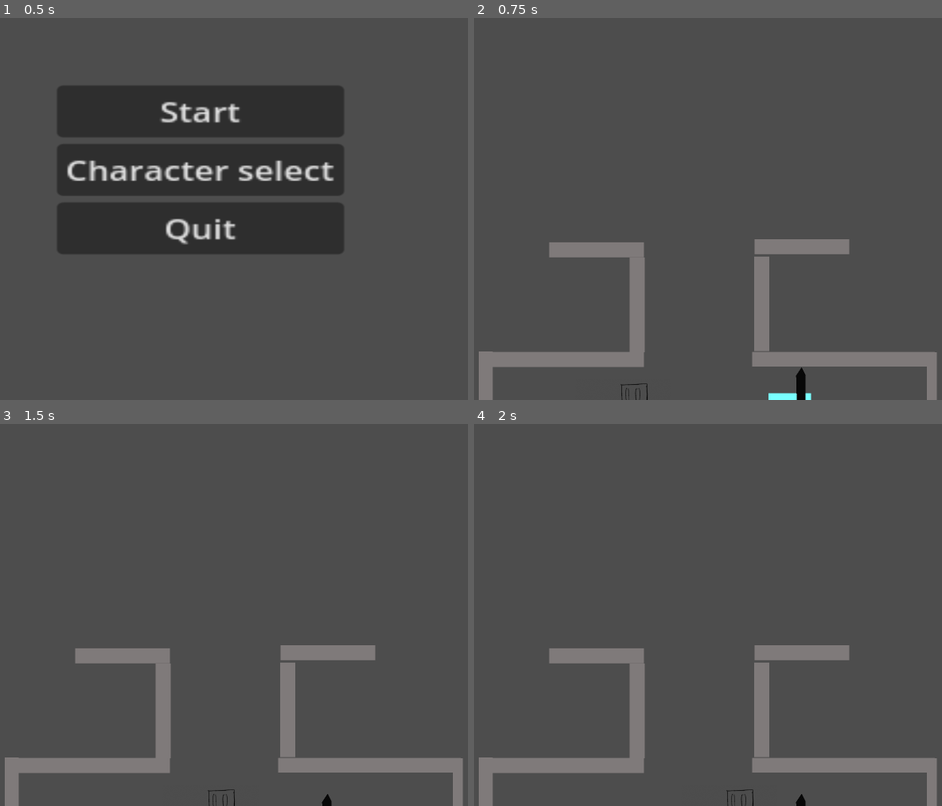
Above: before the commit, frames 1-4 (two rows, left to right).
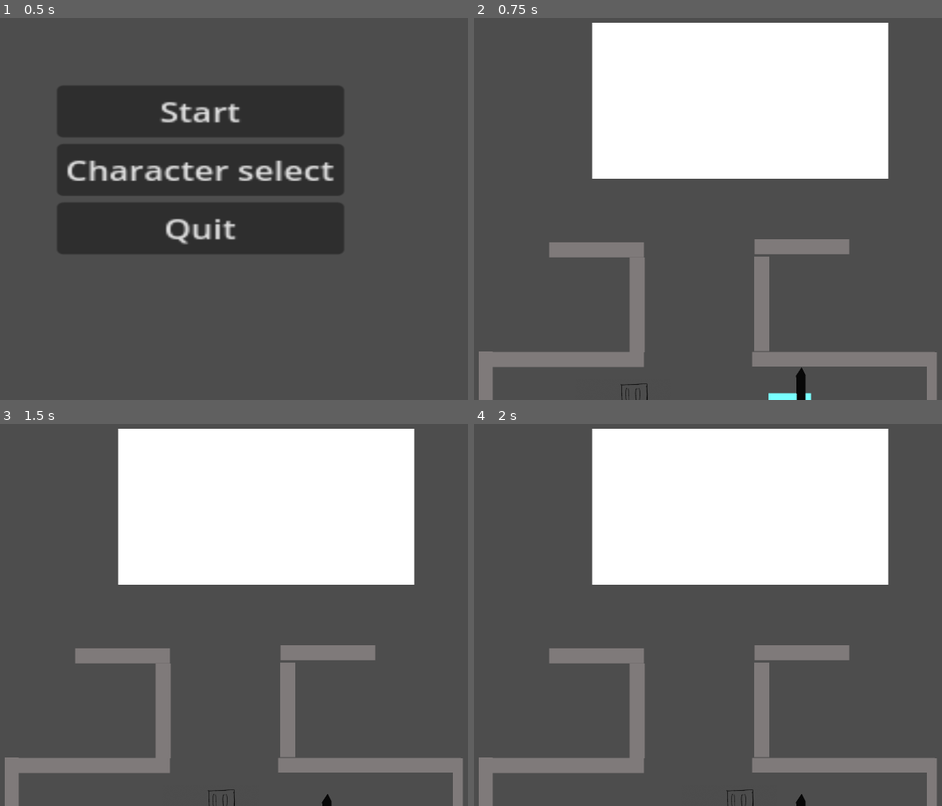
Above: after the commit, the same moments.

Repository: Thedabbit/Rpg-Project-2
Game: Godot game, scene res://Menu.tscn
The game is run twice, just before and just after one commit, with the same random seed, the same clock (stepped at 60 frames per second) and the same inputs.
Inputs:
- Up to frame 1 (0.5 s): no input
- Up to frame 2 (0.75 s): click "Start" at 0.5 s
- Up to frame 3 (1.5 s): tap Enter at 1.25 s; hold D (Right1) from 1.28 s (still down); tap , (Down2) at 1.35 s
- Up to frame 4 (2 s): keep holding D (Right1)

Frame 1 is identical in both runs. In frame 2, 26% of the frame differs, in the area x 25-89%, y 1-43%; in frame 3, 26%; in frame 4, 26%.

Commit message:
qweqwe
qweqwe

Diff:
--- a/main_level.tscn
+++ b/main_level.tscn
@@ -39,6 +39,8 @@
 
 [sub_resource type="RectangleShape2D" id="RectangleShape2D_1okwh"]
 size = Vector2(50, 311)
+
+[sub_resource type="CanvasTexture" id="CanvasTexture_jh8na"]
 
 [node name="Main level" type="Node2D"]
 script = ExtResource("1_xq160")
@@ -214,3 +216,8 @@
 shape = SubResource("RectangleShape2D_1okwh")
 
 [node name="Polygon2D" type="Polygon2D" parent="."]
+
+[node name="Sprite2D" type="Sprite2D" parent="."]
+position = Vector2(1241.25, 520.25)
+scale = Vector2(967.5, 509.5)
+texture = SubResource("CanvasTexture_jh8na")
Not shown: 1 places in main_level.tscn that only renumber resources
